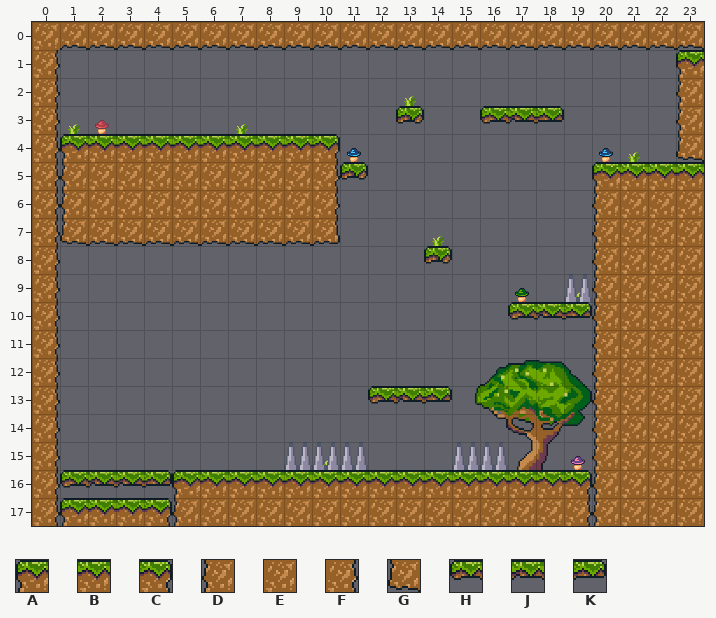
Two states of a Tiled map, assets/images/forestDownRight.tmx. The picture above is the old version.
Cells are 32x32 px. Shown: x 0..23, y 0..17.
Key: from "forestTileset": A 0, B 1, C 2, D 12, E 13, F 14, G 24, H 89, J 90, K 91.
_ is an empty cell.
Layers that did not change in this view are not listed.
Layer "blocks" before, first column x 13:
11 _______DEEE
12 _______DEEE
13 _______DEEE
14 _______DEEE
15 _______DEEE
16 BBBBBBCDEEE
17 EEEEEEFDEEE
And afterwards:
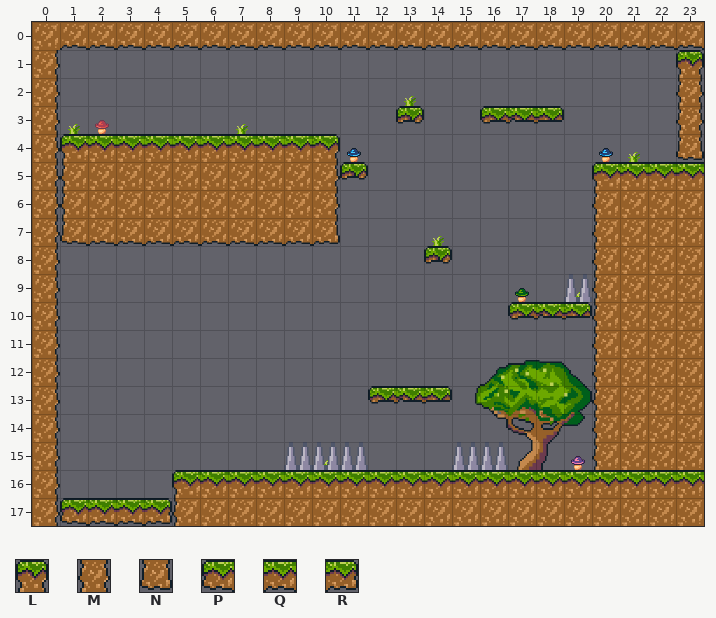
Further tiles: from "forestTileset": L 3, M 15, N 27, P 36, Q 37, R 38.
What changed:
Layer "blocks":
y 16: x 19..23 CDEEE -> BBBBB
y 17: x 19..20 FD -> EE
Layer "platforms":
y 16: x 1..4 HJJK -> ____
y 17: x 1..4 ____ -> HJJK
Layer "downDoor":
y 17: x 1..4 ABBC -> PQQR
Layer "rightDoor":
y 1: x 23 A -> L
y 2..3: x 23 D -> M
y 4: x 23 G -> N
Pixel boxes of the changes (left, top, right, bottom) in both pictures:
changed: (688, 50, 704, 162)
changed: (60, 470, 172, 526)
changed: (564, 470, 704, 526)
